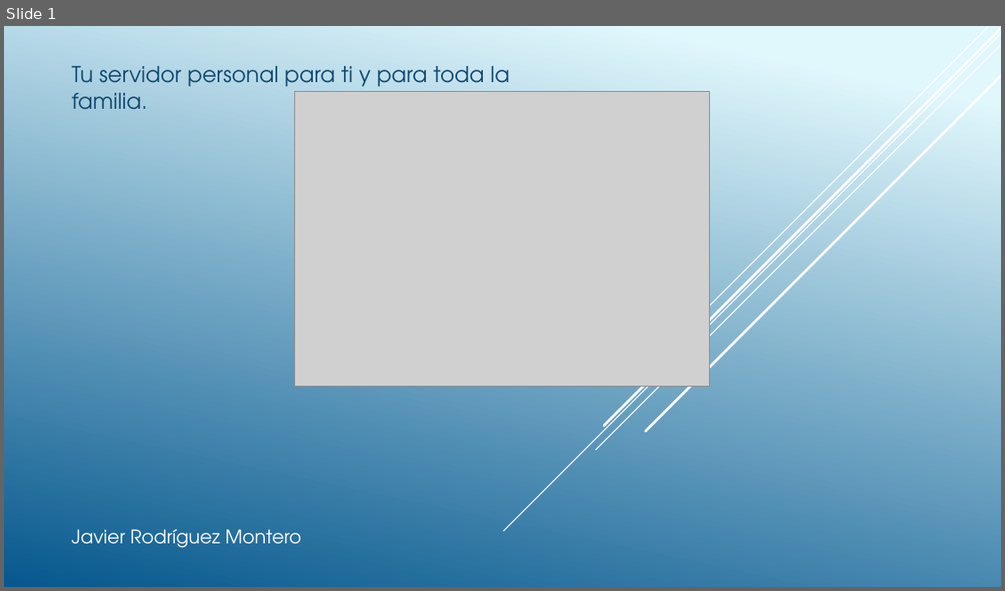
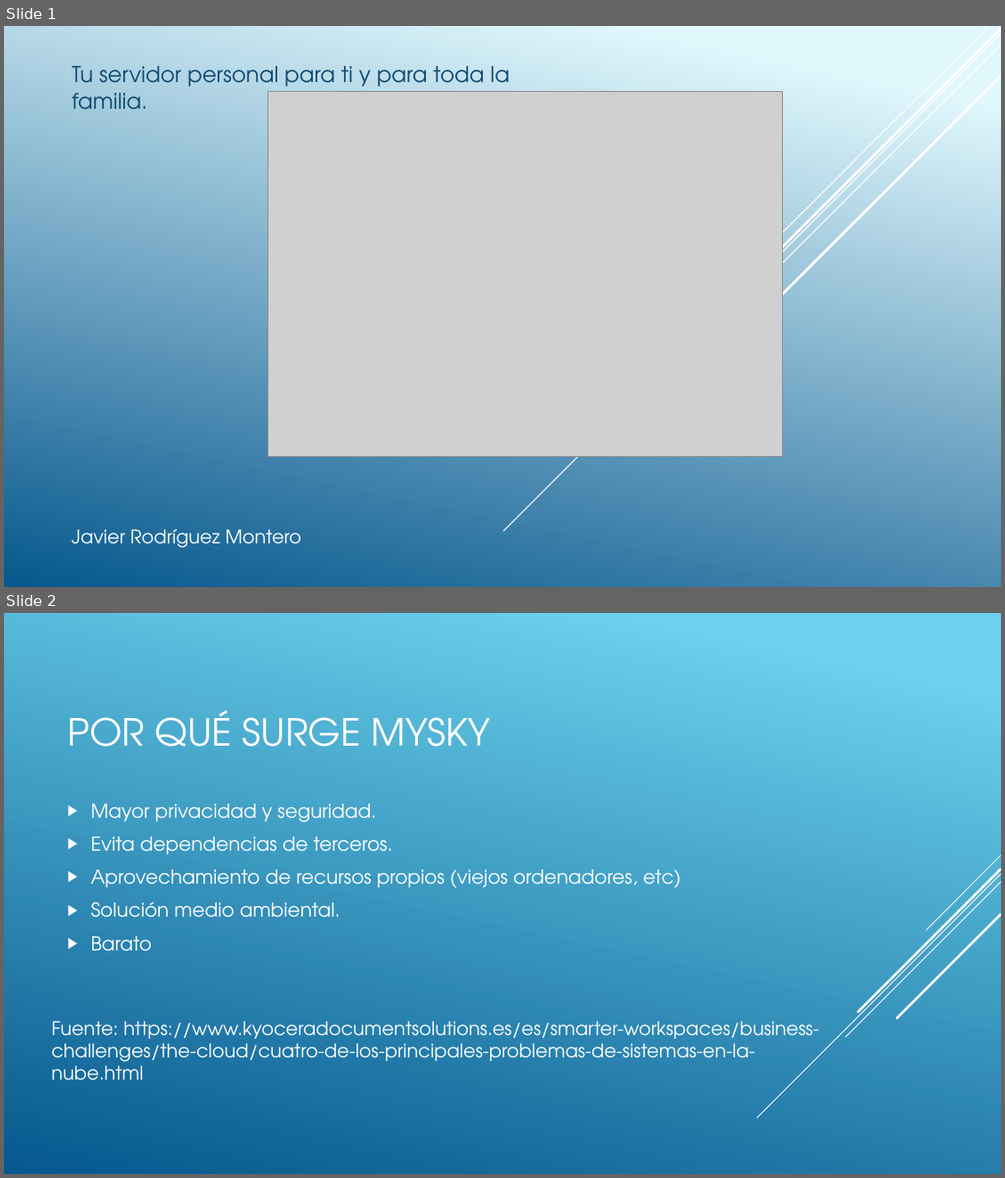
Before and after one commit to JvRdgz/Home-cloud-lite, a slide deck: doc/Presentación/Defensa.pptx. Shown one above the other, each under a label of ours: slide 1 before the commit, slides 1 and 2 after it. The pictures are 1005x591 and 1005x1178 pixels, drawn with LibreOffice and Linux fonts; fonts in the diff are those of the drawing; grey boxes stand for pictures. Boxes give left, top, right and bottom in pixels: in the first picture for what was removed or moved away, otherwise in the second. Text is boxed around its words. In the diff, an @@ line names an element or a change of style, - is before the commit and + after.

```diff
--- a/doc/Presentación/Defensa.pptx
+++ b/doc/Presentación/Defensa.pptx
@@ slide 2 added at (4,613,1001,1174), background gradient #6ED2EB to #06588E @@
@@ title added at (67,710,490,747), 36 pt, text #FFFFFF @@
+POR QUÉ SURGE MYSKY
@@ text added at (91,803,681,951), 18.5 pt, text #FFFFFF @@
+▶ Mayor privacidad y seguridad.
+▶ Evita dependencias de terceros.
+▶ Aprovechamiento de recursos propios (viejos ordenadores, etc)
+▶ Solución medio ambiental.
+▶ Barato
@@ group added at (757,855,1001,1118): 5 lines @@
@@ text added at (51,1021,818,1080), 18 pt, text #FFFFFF @@
+Fuente: https://www.kyoceradocumentsolutions.es/es/smarter-workspaces/business-challenges/the-cloud/cuatro-de-los-principales-problemas-de-sistemas-en-la-nube.html
@@ slide 1 changed as well @@
@@ picture: place and size @@
-picture at (295,91,710,386)
+picture at (268,91,783,457)
```
Also in this commit, not shown: 1 other slide changed, 5 other slides added, 2 slides removed.
